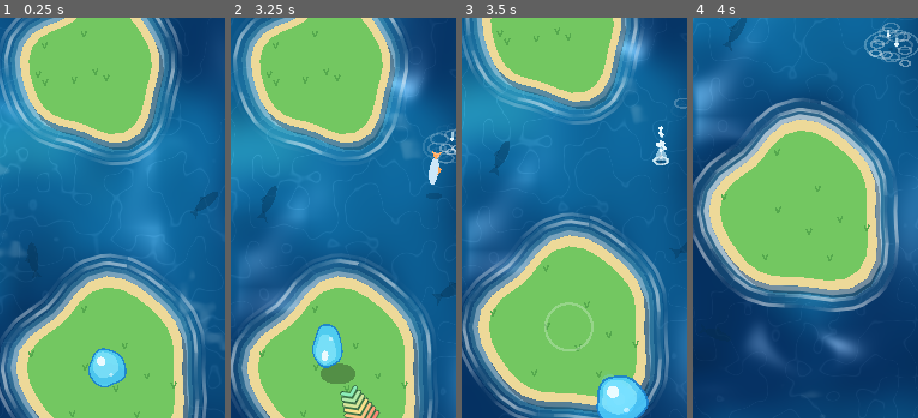
Above: before the commit, frames 1-4 (left to right).
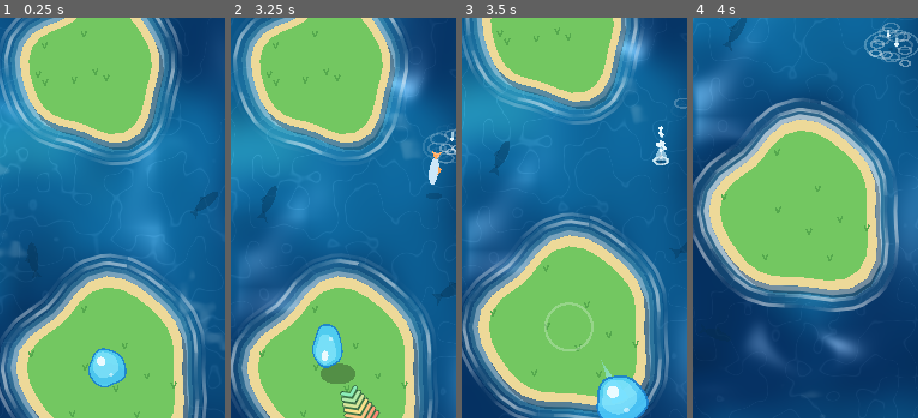
Above: after the commit, the same moments.

Repository: msagimbekov/ggjumps
Game: Godot game, scene res://scenes/main.tscn
Same seed, same stepped clock (60 frames per second), same inputs: the game is played once before the commit and once after it.
Inputs (mouse positions are % of the whole screen's width and height, from its top left):
- Up to frame 1 (0.25 s): no input
- Up to frame 2 (3.25 s): move the mouse to (72, 45) at 0.52 s; click (72, 45) at 0.67 s; drag from (30, 55) to (45, 70) at 1.27 s; move the mouse to (60, 28) at 2.02 s; click (60, 28) at 2.17 s; drag from (45, 70) to (20, 35) at 2.77 s
- Up to frame 3 (3.5 s): no input
- Up to frame 4 (4 s): move the mouse to (80, 65) at 3.52 s; click (80, 65) at 3.67 s
The pictures show only the part of the screen within x 26-76%, y 26-76%; the shares and areas given below are measured in that part.

Frames 1-2 are identical in both runs. In frame 3, less than 0.1% of the frame differs, in the area x 61-68%, y 85-92%; in frame 4, nothing differs.

Commit message:
Jump tail: thin tapered streak instead of round puffs
Co-Authored-By: Claude Sonnet 5.5 <noreply@anthropic.com>

Diff:
--- a/scripts/fx.gd
+++ b/scripts/fx.gd
@@ -21,18 +21,17 @@
 var _rings: Array[Dictionary] = []
 var _drops: Array[Dictionary] = []
 var _jets: Array[Dictionary] = []
-var _trail: Array[Dictionary] = []
 
 
 func ring(p: Vector2, radius := 60.0, col := Color(1, 1, 1, 0.8), dur := 0.6, squash := 1.0) -> void:
 	_rings.append({"p": p, "t": 0.0, "dur": dur, "r": radius, "col": col, "sq": squash})
 
 
-## One puff of the jump trail; stronger jumps leave bigger, brighter, longer-lasting ones.
-func trail(p: Vector2, power: float, speed: float) -> void:
-	# Lifetime from the speed so the tail is always shorter than the bubble is wide.
-	var length := Bubble.R * (1.5 + 0.9 * power)  # measured from the bubble centre; the first R is hidden under it
-	_trail.append({"p": p, "t": 0.0, "life": length / maxf(speed, 1.0), "r": Bubble.R * (0.6 + 0.3 * power), "a": 0.6 + 0.4 * power})
+## Jump tail: a thin tapered streak behind the bubble (set each frame while flying).
+var tail_on := false
+var tail_pos := Vector2.ZERO
+var tail_dir := Vector2.UP  # direction of travel
+var tail_power := 0.0
 
 
 ## A water splash: rings, a rising jet and a crown of droplets that fly out and fall back.
@@ -56,9 +55,6 @@
 	for r in _rings:
 		r.t += delta
 	_rings = _rings.filter(func(r): return r.t < r.dur)
-	for q in _trail:
-		q.t += delta
-	_trail = _trail.filter(func(q): return q.t < q.life)
 	for j in _jets:
 		j.t += delta
 	_jets = _jets.filter(func(j): return j.t < j.dur)
@@ -86,10 +82,8 @@
 			draw_circle(aim_from + d * u, 3.5, Color(1, 1, 1, 0.85 - 0.45 * u))
 		draw_arc(aim_to, 16.0, 0.0, TAU, 32, Color(1, 1, 1, 0.85), 3.0)
 		draw_circle(aim_to, 3.0, Color(1, 1, 1, 0.9))
-	for q in _trail:
-		var u: float = q.t / q.life
-		draw_circle(q.p, q.r * (1.0 - 0.6 * u), Color(0.45, 0.88, 1.0, q.a * (1.0 - u)))
-		draw_circle(q.p + Vector2(-2, -2), q.r * 0.45 * (1.0 - u), Color(1, 1, 1, q.a * 0.8 * (1.0 - u)))
+	if tail_on:
+		_draw_tail()
 	for r in _rings:
 		var u: float = r.t / r.dur
 		var col: Color = r.col
@@ -105,6 +99,29 @@
 		draw_circle(d.p, d.r * 0.8, Color(0, 0.1, 0.2, 0.12))
 		draw_line(pos, pos - vel * 0.025, Color(0.85, 0.96, 1.0, 0.7), d.r * 1.3)
 		draw_circle(pos, d.r, Color(0.92, 0.98, 1.0, 0.95))
+
+
+func _draw_tail() -> void:
+	var back := -tail_dir
+	var side := tail_dir.orthogonal()
+	var length := Bubble.R * (1.6 + 1.0 * tail_power)  # from the bubble centre; the first R hides under it
+	var width := Bubble.R * 0.5
+	var left := PackedVector2Array()
+	var right := PackedVector2Array()
+	var cl := PackedColorArray()
+	for s in 9:
+		var u := float(s) / 8.0
+		var w := width * pow(1.0 - u, 1.4)
+		var p := tail_pos + back * length * u
+		left.append(p + side * w)
+		right.append(p - side * w)
+		cl.append(Color(0.6, 0.93, 1.0, (0.65 + 0.35 * tail_power) * (1.0 - u * 0.7)))
+	var pts := PackedVector2Array(left)
+	var cols := PackedColorArray(cl)
+	for s in range(8, -1, -1):
+		pts.append(right[s])
+		cols.append(cl[s])
+	draw_polygon(pts, cols)
 
 
 ## Soft palette taken from the game: sea-foam mint, beach sand, coral.
--- a/scripts/main.gd
+++ b/scripts/main.gd
@@ -440,7 +440,10 @@
 			var u := clampf(_fly_t / _fly_dur, 0.0, 1.0)
 			_bubble.position = _fly_from.lerp(_fly_to, u)
 			_bubble.height = sin(PI * u) * (0.35 + 0.65 * _fly_power)
-			_fx.trail(_bubble.position + Vector2(0, -_bubble.height * 46.0), _fly_power, _fly_power * MAX_RANGE / _fly_dur)
+			_fx.tail_on = true
+			_fx.tail_pos = _bubble.position + Vector2(0, -_bubble.height * 46.0)
+			_fx.tail_dir = _fly_dir
+			_fx.tail_power = _fly_power
 			if u >= 1.0:
 				_on_landed()
 		State.AIM:
@@ -515,6 +518,7 @@
 
 
 func _on_landed() -> void:
+	_fx.tail_on = false
 	_bubble.height = 0.0
 	var l := _land_at(_bubble.position)
 	if l == null:
